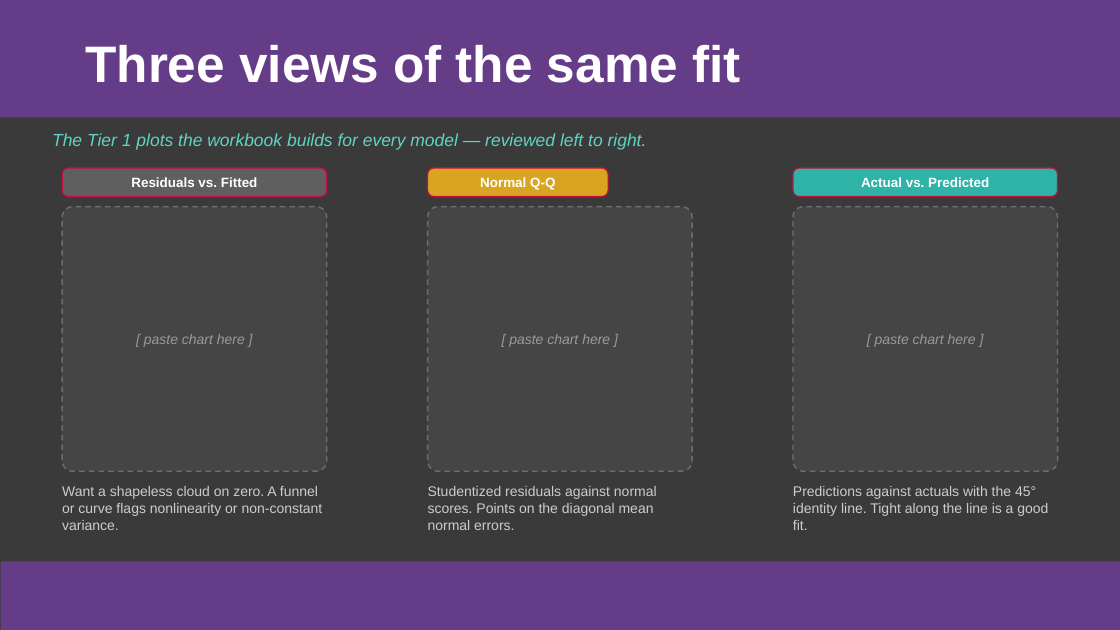
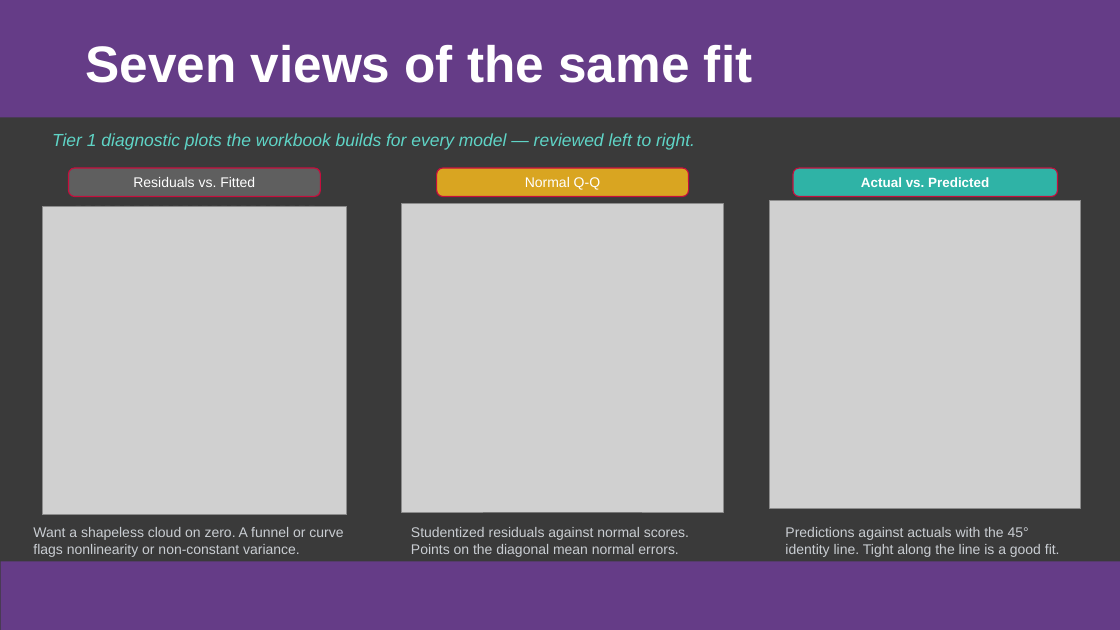
Before and after one commit to colodnerdata/Statistical_Analysis_Lambda_Catalog, a slide deck: slide 23 of Presentations/Excel is Turing Complete CECOP Colodner.pptx (slide 22 before the commit). Drawn at 1120x630 pixels with LibreOffice and Linux fonts; fonts in the diff are those of the drawing; grey boxes stand for pictures. Boxes give left, top, right and bottom in pixels: in the first picture for what was removed or moved away, otherwise in the second. Text is boxed around its words. In the diff, an @@ line names an element or a change of style, - is before the commit and + after.

```diff
--- a/Presentations/Excel is Turing Complete CECOP Colodner.pptx
+++ b/Presentations/Excel is Turing Complete CECOP Colodner.pptx
@@ title at [85,45,752,83]: text changed @@
-Three views of the same fit
+Seven views of the same fit
@@ text at [52,133,695,150]: text changed @@
-The Tier 1 plots the workbook builds for every model — reviewed left to right.
+Tier 1 diagnostic plots the workbook builds for every model — reviewed left to right.
@@ rounded rectangle "Residuals vs. Fitted": place and size @@
-rounded rectangle "Residuals vs. Fitted" at [62,168,327,197]
+rounded rectangle "Residuals vs. Fitted" at [68,168,320,197]
@@ text removed at [131,177,258,187] @@
-Residuals vs. Fitted
@@ text in rounded rectangle at [133,177,255,187]: text added @@
+Residuals vs. Fitted
@@ rounded rectangle removed at [428,168,608,197] @@
@@ rounded rectangle "Normal Q-Q": place and size @@
-rounded rectangle "Normal Q-Q" at [480,177,555,190]
+rounded rectangle "Normal Q-Q" at [437,168,689,197]
@@ rounded rectangle "Normal Q-Q" at [437,168,689,197]: size 11.5 to 12 pt, bold off; fill none to #D9A521; outline none to #C50E3D 1 pt @@
@@ picture added at [42,207,346,515] @@
@@ picture added at [402,204,723,513] @@
@@ rounded rectangle removed at [428,207,692,471] @@
@@ picture added at [770,200,1081,508] @@
@@ rounded rectangle removed at [793,207,1058,471] @@
@@ text removed at [144,334,245,347] @@
-[ paste chart here ]
@@ text removed at [509,334,610,347] @@
-[ paste chart here ]
@@ text removed at [875,334,976,346] @@
-[ paste chart here ]
@@ text "Want a shapeless cloud on ..." rewrapped from [62,486,323,530] to [33,527,343,557] @@
@@ text "Studentized residuals against normal scores. ..." rewrapped from [428,486,657,530] to [411,527,689,557] @@
@@ text "Predictions against actuals with the ..." rewrapped from [793,486,1048,530] to [785,527,1060,557] @@
```
Also in this commit, not shown: 23 other slides changed, 5 slides added, 3 other files.
